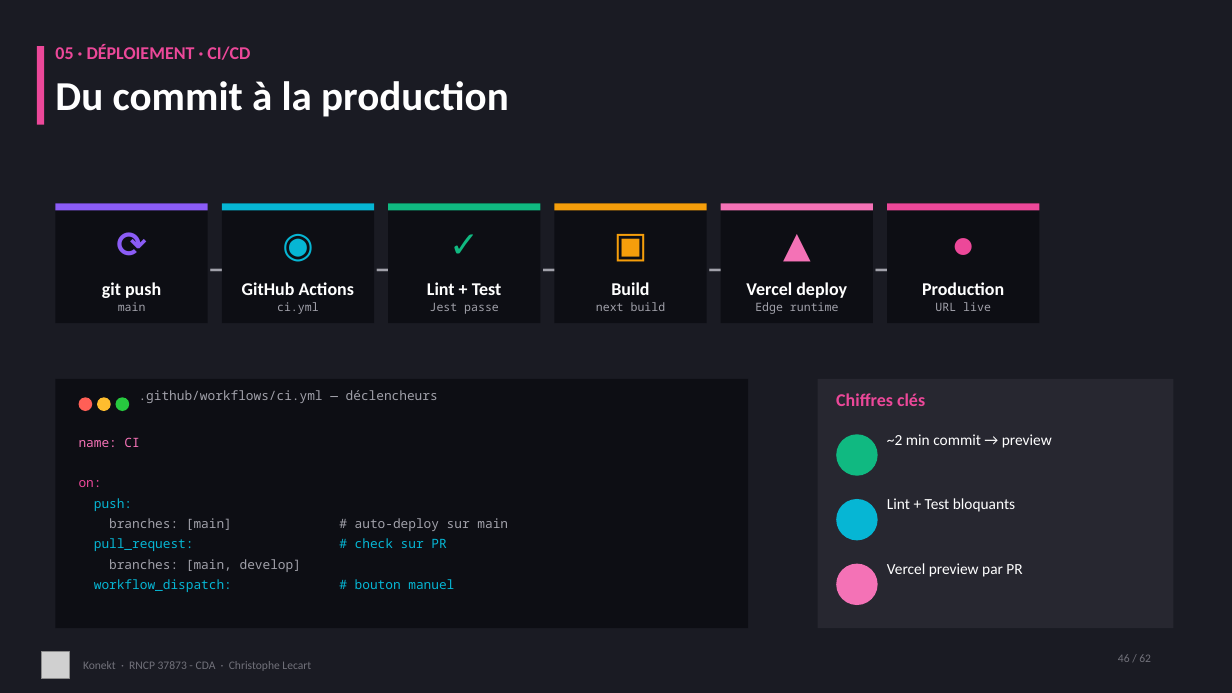
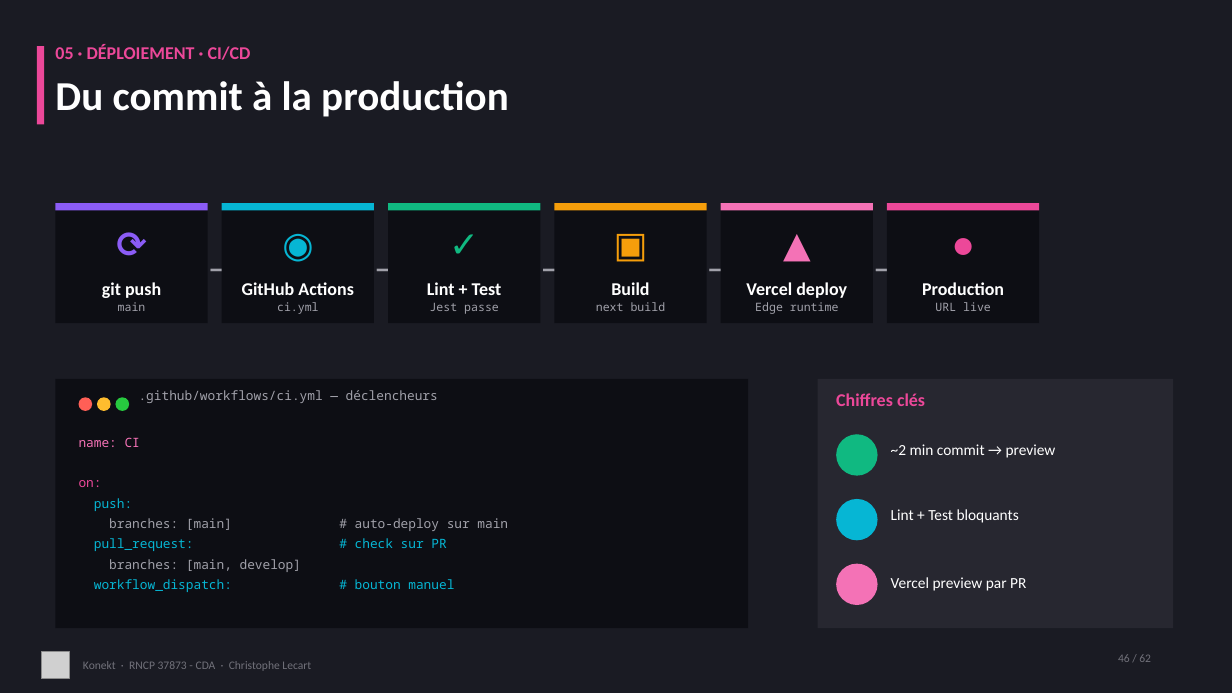
Before and after one commit to CLecart/social-network, a slide deck: slide 46 of dossier-certification/00-presentation/Konekt_RNCP_37873_Support_Visuel.pptx. Drawn at 1232x693 pixels with LibreOffice and Linux fonts; fonts in the diff are those of the drawing; grey boxes stand for pictures. Boxes give left, top, right and bottom in pixels: in the first picture for what was removed or moved away, otherwise in the second. Text is boxed around its words. In the diff, an @@ line names an element or a change of style, - is before the commit and + after.

```diff
--- a/dossier-certification/00-presentation/Konekt_RNCP_37873_Support_Visuel.pptx
+++ b/dossier-certification/00-presentation/Konekt_RNCP_37873_Support_Visuel.pptx
@@ text "~2 min commit → preview": place and size @@
-text "~2 min commit → preview" at <box>887,434,1052,448</box>
+text "~2 min commit → preview" at <box>891,444,1056,458</box>
@@ text "Lint + Test bloquants": place and size @@
-text "Lint + Test bloquants" at <box>887,498,1015,512</box>
+text "Lint + Test bloquants" at <box>891,509,1019,523</box>
@@ text "Vercel preview par PR": place and size @@
-text "Vercel preview par PR" at <box>887,563,1022,577</box>
+text "Vercel preview par PR" at <box>891,577,1026,591</box>
```
Also in this commit, not shown: 9 other slides changed.
